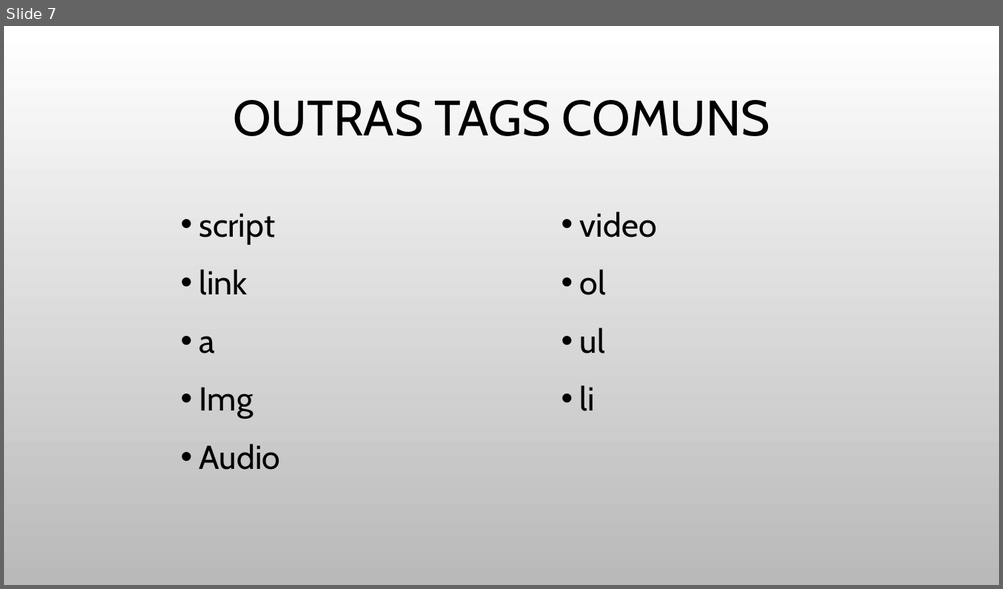
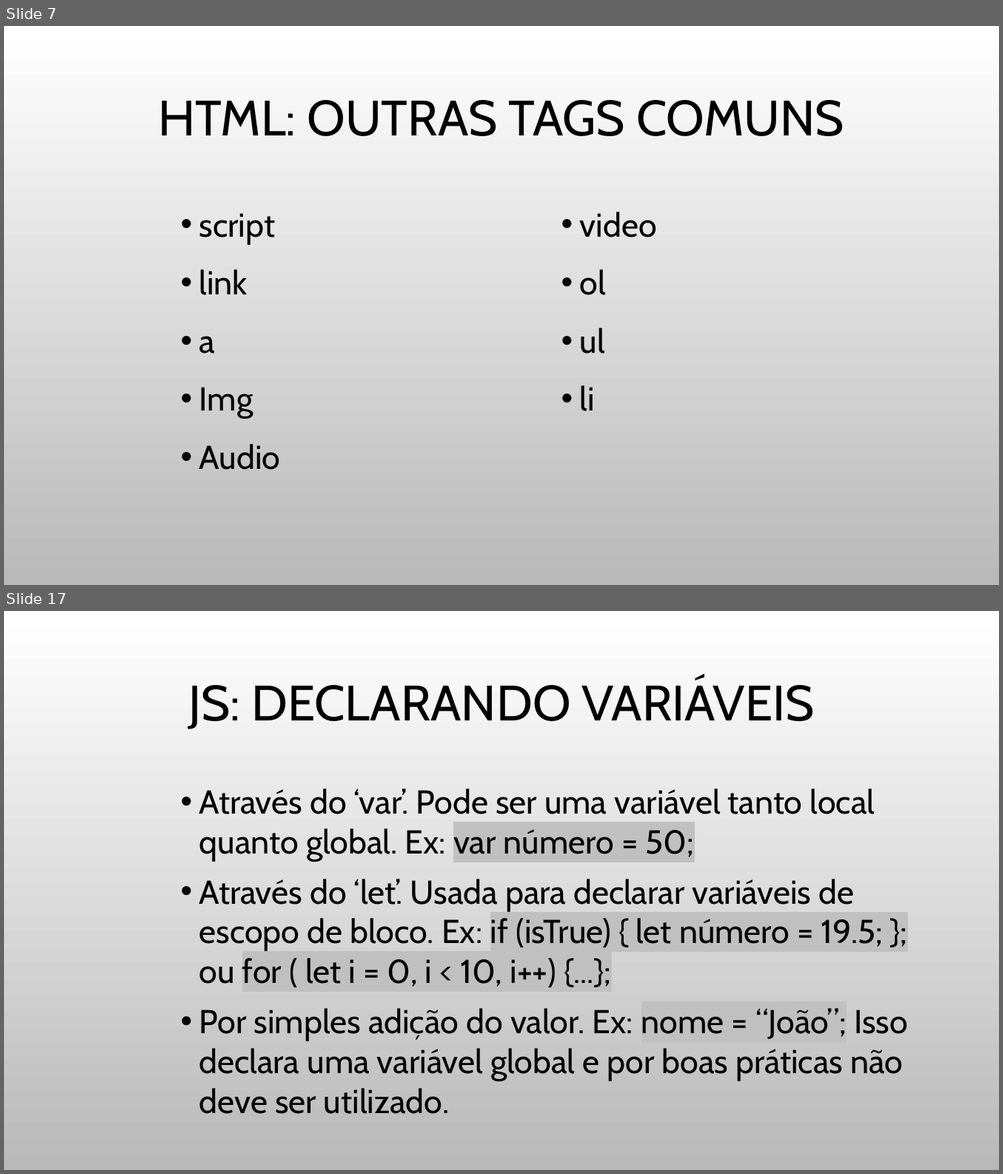
Before and after one commit to JulioCR-Oliveira/Trabalho-Topicos-Especiais, a slide deck: Arquivos/INTRODUÇÃO A FRONT-END.pptx. Shown one above the other, each under a label of ours: slide 7 before the commit, slides 7 and 17 after it; the slides between them are not shown. The pictures are 1003x589 and 1003x1174 pixels, drawn with LibreOffice and Linux fonts; fonts in the diff are those of the drawing; background and template pictures are left out. Boxes give left, top, right and bottom in pixels: in the first picture for what was removed or moved away, otherwise in the second. Text is boxed around its words. In the diff, an @@ line names an element or a change of style, - is before the commit and + after.

```diff
--- a/Arquivos/INTRODUÇÃO A FRONT-END.pptx
+++ b/Arquivos/INTRODUÇÃO A FRONT-END.pptx
@@ slide 17 added at (4,611,999,1170), background picture (left out) @@
@@ title added at (188,679,814,729), 48 pt, text #000000 @@
+JS: DECLARANDO VARIÁVEIS
@@ text added at (199,789,908,1114), 32 pt, text #000000 @@
+• Através do ‘var’. Pode ser uma variável tanto local quanto global. Ex: var número = 50;
+• Através do ‘let’. Usada para declarar variáveis de escopo de bloco. Ex: if (isTrue) { let número = 19.5; }; ou for ( let i = 0, i < 10, i++) {...};
+• Por simples adição do valor. Ex: nome = “João”; Isso declara uma variável global e por boas práticas não deve ser utilizado.
@@ slide 7 changed as well @@
@@ title at (159,100,844,136): text changed @@
-OUTRAS TAGS COMUNS
+HTML: OUTRAS TAGS COMUNS
```
Also in this commit, not shown: 3 other slides changed, 16 other slides added, 1 other file.
